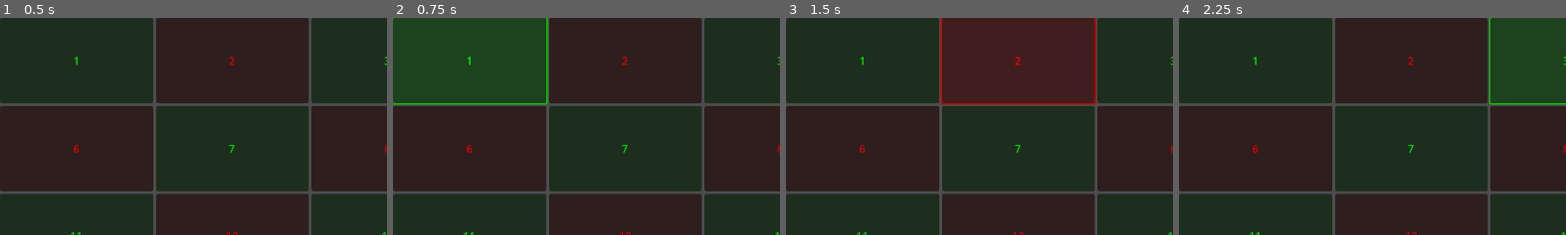
Above: before the commit, frames 1-4 (left to right).
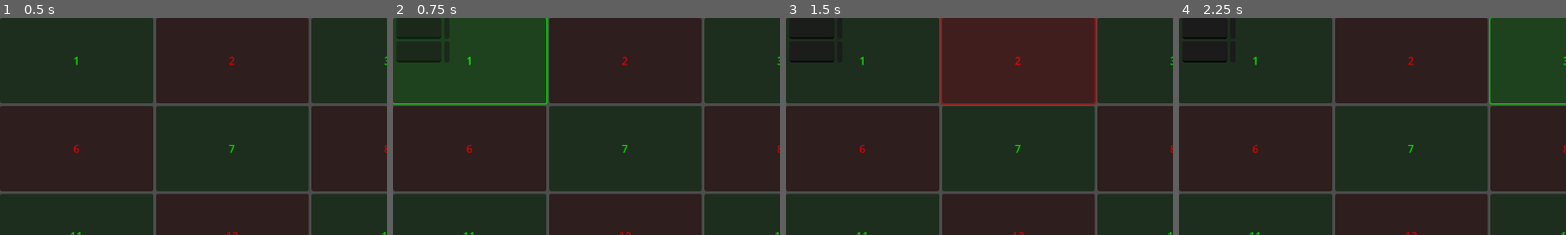
Above: after the commit, the same moments.

Repository: MagikBased/AdventOfCode
Game: Godot game, scene res://Scenes/Main.tscn
Same seed, same stepped clock (60 frames per second), same inputs: the game is played once before the commit and once after it.
Inputs:
- Up to frame 1 (0.5 s): no input
- Up to frame 2 (0.75 s): click "1" at 0.5 s
- Up to frame 3 (1.5 s): click "2" at 1.25 s
- Up to frame 4 (2.25 s): click "3" at 2 s
The pictures show only the part of the screen within x 0-50%, y 0-50%; the shares and areas given below are measured in that part.

Frame 1 is identical in both runs. In frame 2, 0.3% of the frame differs, in the area x 1-13%, y 8-21%; in frame 3, 0.2%; in frame 4, 0.2%.

Commit message:
Started work on a results UI when a button is clicked. Added an empty session cookie text file

Diff:
--- /dev/null
+++ b/Scenes/results_ui.tscn
@@ -0,0 +1,44 @@
+[gd_scene load_steps=2 format=3 uid="uid://cnn0rlqanbdcm"]
+
+[ext_resource type="Script" path="res://Scripts/results_ui.gd" id="1_5ouui"]
+
+[node name="ResultsUI" type="Control"]
+layout_mode = 3
+anchors_preset = 15
+anchor_right = 1.0
+anchor_bottom = 1.0
+grow_horizontal = 2
+grow_vertical = 2
+script = ExtResource("1_5ouui")
+
+[node name="VBoxContainer" type="VBoxContainer" parent="."]
+layout_mode = 0
+offset_right = 40.0
+offset_bottom = 40.0
+
+[node name="SilverHBoxContainer" type="HBoxContainer" parent="VBoxContainer"]
+layout_mode = 2
+
+[node name="SilverLabel" type="Label" parent="VBoxContainer/SilverHBoxContainer"]
+layout_mode = 2
+
+[node name="SilverTextfield" type="LineEdit" parent="VBoxContainer/SilverHBoxContainer"]
+layout_mode = 2
+
+[node name="SilverCopyToClipboardButton" type="Button" parent="VBoxContainer/SilverHBoxContainer"]
+layout_mode = 2
+
+[node name="GoldHBoxContainer" type="HBoxContainer" parent="VBoxContainer"]
+layout_mode = 2
+
+[node name="GoldLabel" type="Label" parent="VBoxContainer/GoldHBoxContainer"]
+layout_mode = 2
+
+[node name="GoldTextfield" type="LineEdit" parent="VBoxContainer/GoldHBoxContainer"]
+layout_mode = 2
+
+[node name="GoldCopyToClipboardButton" type="Button" parent="VBoxContainer/GoldHBoxContainer"]
+layout_mode = 2
+
+[connection signal="pressed" from="VBoxContainer/SilverHBoxContainer/SilverCopyToClipboardButton" to="." method="_on_silver_copy_to_clipboard_button_pressed"]
+[connection signal="pressed" from="VBoxContainer/GoldHBoxContainer/GoldCopyToClipboardButton" to="." method="_on_gold_copy_to_clipboard_button_pressed"]
--- a/Scripts/DayButtons.gd
+++ b/Scripts/DayButtons.gd
@@ -4,6 +4,8 @@
 var green = Color(0,1,0)
 
 var current_year = 2024
+var results_ui_scene = preload("res://Scenes/results_ui.tscn")
+
 
 func _ready():
 	var grid = $GridContainer
@@ -23,7 +25,8 @@
 		grid.add_child(button)
 
 func _on_Button_pressed(day_number):
-	#var script_path = "res://Scripts/%d/Day%d.gd" % [current_year, day_number]
+	var results_ui = results_ui_scene.instantiate()
+	get_parent().add_child(results_ui)
 	var function_name = "day_" + str(day_number)
 	if Main.has_method(function_name):
 		Main.call(function_name)
--- /dev/null
+++ b/Scripts/results_ui.gd
@@ -0,0 +1,14 @@
+extends Control
+
+@onready var silver_textfield: LineEdit = $VBoxContainer/SilverHBoxContainer/SilverTextfield
+@onready var gold_textfield: LineEdit = $VBoxContainer/GoldHBoxContainer/GoldTextfield
+
+func set_results(silver, gold):
+	silver_textfield.text = str(silver)
+	gold_textfield.text = str(gold)
+
+func _on_silver_copy_to_clipboard_button_pressed() -> void:
+	DisplayServer.clipboard_set(str(silver_textfield))
+
+func _on_gold_copy_to_clipboard_button_pressed() -> void:
+	DisplayServer.clipboard_set(str(gold_textfield))
Not shown, added: session_cookie.txt
